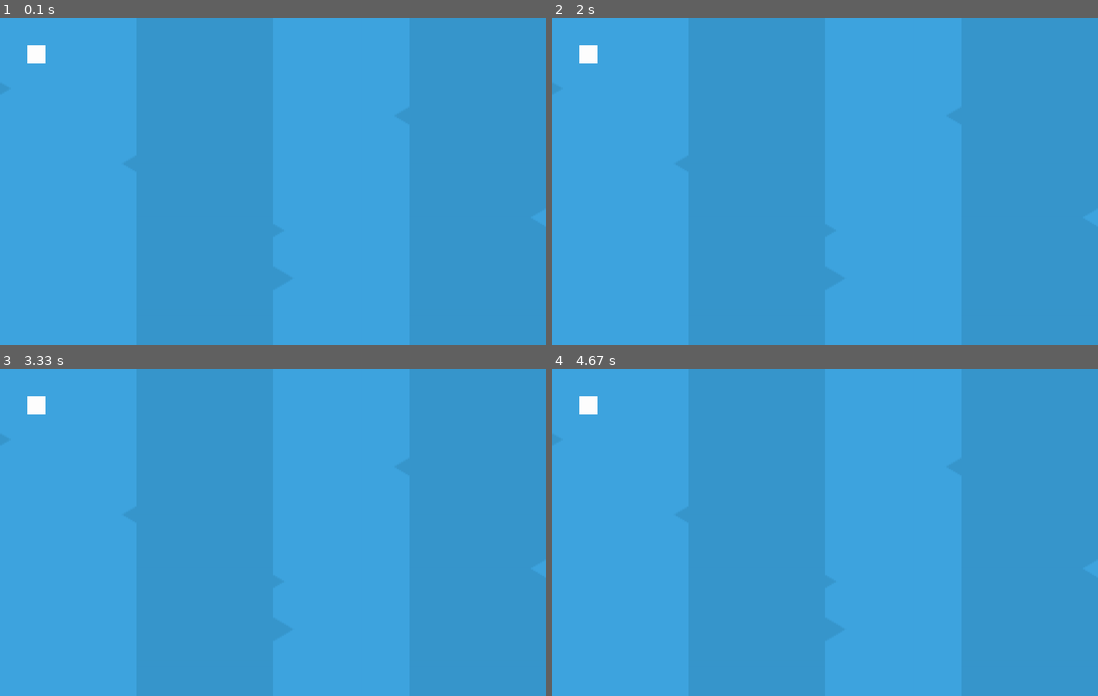
Above: before the commit, frames 1-4 (two rows, left to right).
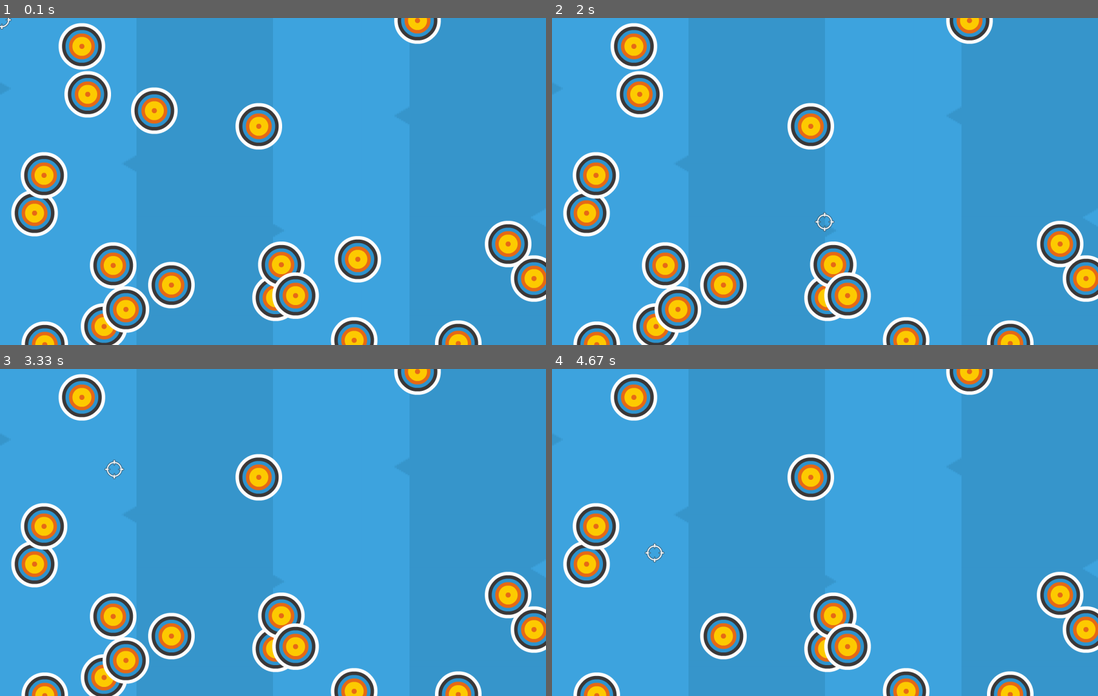
Above: after the commit, the same moments.

Repository: mrinmoy-hex/Pygame-fundamentals
Game: pygame game, started from game/shooting_game/sprites.py
The game is run twice, just before and just after one commit, with the same random seed, the same clock (stepped at 60 frames per second) and the same inputs.
Inputs (mouse positions are in pixels of both pictures, inside the frame that each line leads up to):
- Up to frame 1 (0.1 s): no input
- Up to frame 2 (2 s): click (825, 181) at 0.38 s; click (879, 253) at 0.72 s; click (1027, 295) at 1.05 s; click (693, 116) at 1.38 s; click (825, 220) at 1.72 s
- Up to frame 3 (3.33 s): click (196, 463) at 2.05 s; click (464, 617) at 2.38 s; click (92, 565) at 2.72 s; click (114, 470) at 3.05 s
- Up to frame 4 (4.67 s): click (693, 588) at 3.38 s; click (1021, 607) at 3.72 s; click (661, 653) at 4.05 s; click (655, 552) at 4.38 s

The runs differ from the first frame. In frame 1, 14% of the frame differs, in the area x 0-100%, y 0-100%; in frame 2, 13%; in frame 3, 12%; in frame 4, 9.6%.

Commit message:
completed shooting game

Diff:
--- a/game/shooting_game/sprites.py
+++ b/game/shooting_game/sprites.py
@@ -1,36 +1,61 @@
-import pygame, sys
+import pygame, sys, random
 
 class Crosshair(pygame.sprite.Sprite):
-    def __init__(self, width, height, pos_x, pos_y, color) -> None:
+    def __init__(self,image_path, gunshot_wav) -> None:
         super().__init__()
-        self.image = pygame.Surface([width, height])
-        self.image.fill(color)
+        self.image = pygame.image.load(image_path)
+        self.rect = self.image.get_rect()
+        self.gunshot = pygame.mixer.Sound(gunshot_wav)
+
+    def shoot(self):
+        self.gunshot.play()
+        # destorys the target if both sprites overlaps
+        pygame.sprite.spritecollide(crosshair, target_group, True)
+
+    def update(self):
+        # crosshair follows the mouse
+        self.rect.center = pygame.mouse.get_pos()
+
+
+class Target(pygame.sprite.Sprite):
+    def __init__(self, picture_path, pos_x, pos_y) -> None:
+        super().__init__()
+        self.image = pygame.image.load(picture_path)
         self.rect = self.image.get_rect()
         self.rect.center = [pos_x, pos_y]
+
 
 
 # general setup
 pygame.init()
 clock = pygame.time.Clock()
 
-# image path
+# media path
 bg_path = "game/assets/sprite_new_game/bg.png"
+crosshair_path = "game/assets/sprite_new_game/corsshair.png"
+gunshot_wav = "game/assets/sprite_new_game/gunshot.mp3"
+target_image = "game/assets/sprite_new_game/target_colored.png"
 
 # game screen
 screen_width = 1500
 screen_height = 900
 screen = pygame.display.set_mode((screen_width, screen_height))
+pygame.mouse.set_visible(False)
 
 # load and scale the background
 background = pygame.image.load(bg_path)
 background = pygame.transform.scale(background, (screen_width, screen_height))
 
-
-
 # Crosshair
-crosshair = Crosshair(50, 50, 100, 100, (255, 255, 255))
+crosshair = Crosshair(crosshair_path, gunshot_wav)
 crosshair_group = pygame.sprite.Group()
 crosshair_group.add(crosshair)
+
+# Target
+target_group = pygame.sprite.Group()
+for target in range(20):
+    new_target = Target(target_image, random.randrange(0, screen_width), random.randrange(0, screen_height))
+    target_group.add(new_target)
 
 while True:
     for event in pygame.event.get():
@@ -38,7 +63,12 @@
             pygame.quit()
             sys.exit()
 
+        if event.type == pygame.MOUSEBUTTONDOWN:
+            crosshair.shoot()
+
     pygame.display.flip()
     screen.blit(background, (0,0))  # putting stuff on screen
+    target_group.draw(screen)
     crosshair_group.draw(screen)
+    crosshair_group.update()
     clock.tick(60)
Binary file added: game/assets/sprite_new_game/corsshair.png
Binary file added: game/assets/sprite_new_game/target_colored.png
Not shown, added: game/assets/sprite_new_game/gunshot.mp3
